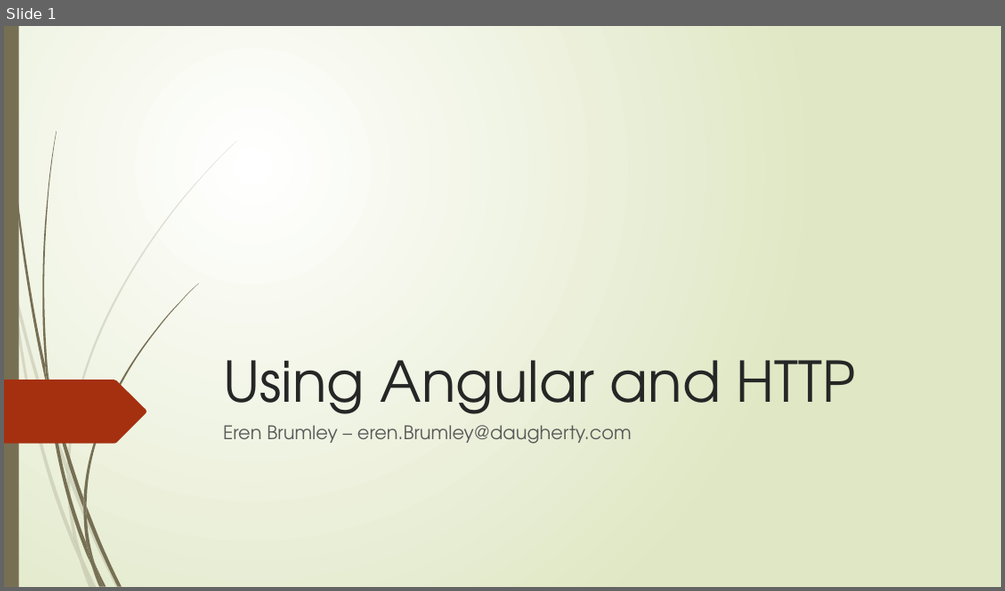
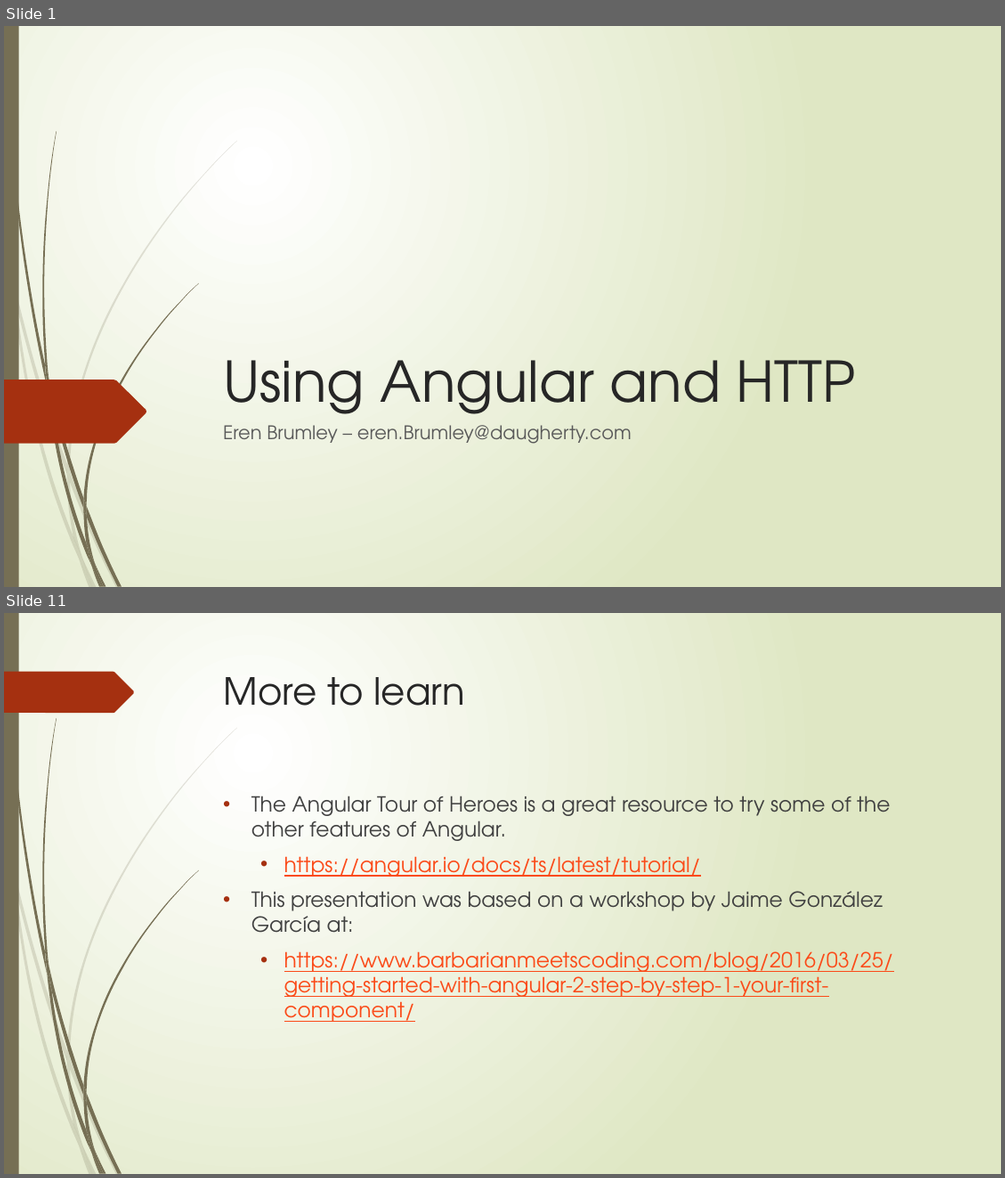
Before and after one commit to ebrumley-dbs/angular-pres, a slide deck: UsingAngularAndHTTP.pptx. Shown one above the other, each under a label of ours: slide 1 before the commit, slides 1 and 11 after it; the slides between them are not shown. The pictures are 1005x591 and 1005x1178 pixels, drawn with LibreOffice and Linux fonts; fonts in the diff are those of the drawing. Boxes give left, top, right and bottom in pixels: in the first picture for what was removed or moved away, otherwise in the second. Text is boxed around its words. In the diff, an @@ line names an element or a change of style, - is before the commit and + after.

```diff
--- a/UsingAngularAndHTTP.pptx
+++ b/UsingAngularAndHTTP.pptx
@@ slide 11 added at (4, 613, 1001, 1174), background gradient #FFFFFF to #DFE8C4; not listed: 23 template elements that a slide beside it also shows @@
@@ freeform shape added at (4, 672, 134, 713), fill #A53010 @@
@@ title added at (224, 677, 465, 706), 36 pt, text #262626 @@
+More to learn
@@ text added at (251, 795, 894, 1022), 20 pt, text #FB4A18, underline @@
+• The Angular Tour of Heroes is a great resource to try some of the other features of Angular.
+  • https://angular.io/docs/ts/latest/tutorial/
+• This presentation was based on a workshop by Jaime González García at:
+  • https://www.barbarianmeetscoding.com/blog/2016/03/25/getting-started-with-angular-2-step-by-step-1-your-first-component/
```
Also in this commit, not shown: 9 other slides added, 1 other file.
